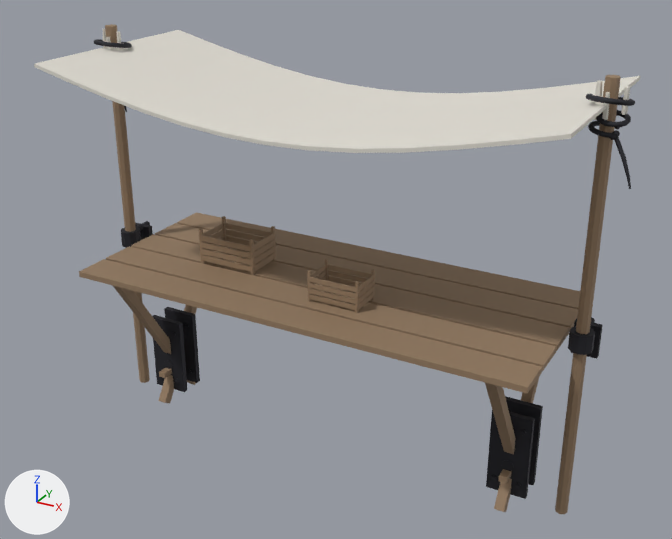
Two versions of the Blender file blender/B1/stall.blend, one commit apart.
Rendered twice from a 50 mm lens placed at (2.09, -3.73, 2.88), pointed at (0.04, -0.01, 1.01). Lighting does not change. The marker at lower left points along +X, +Y and +Z. The picture after the commit comes second.

The first picture shows 'stall'.
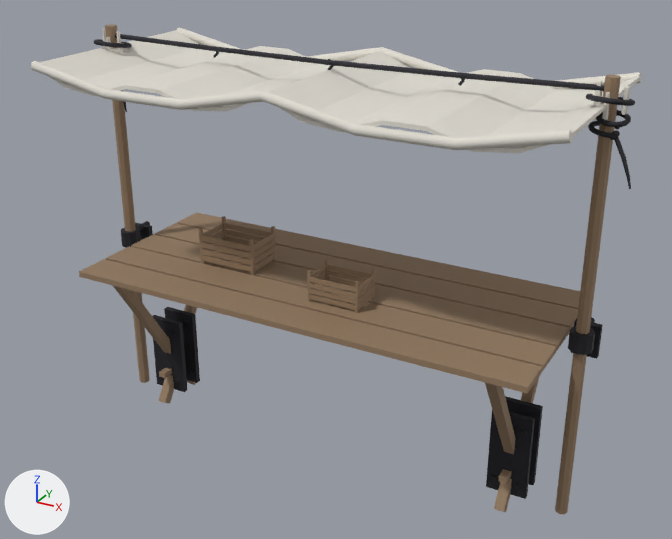
Pixel boxes [x1, y1, x2, y2] of what changed, in the pictures (672 x 539 px):
'stall', reshaped: before [34, 24, 640, 514]; after [31, 24, 641, 514]
part 1 of me_stall, built on: before [34, 30, 640, 153]; after [31, 27, 640, 153]

The change, as a diff of the scene's bpy script:
```diff
--- a/blender/B1/stall.blend.py
+++ b/blender/B1/stall.blend.py
@@ me_stall @@
 # used by ob_stall; location = (0.0, 0.0, 0.0)
-me_stall.from_pydata(...)  # 2592 vertices, 2428 faces; spans x -1.38..1.42, y -0.55..0.55, z -0.01..2.1
+me_stall.from_pydata(...)  # 2848 vertices, 2636 faces; spans x -1.38..1.42, y -0.57..0.57, z -0.01..2.1
+# me_stall part 1: 40 vertices moved from x -1.07..1.07, y -0.55..0.55, z 1.79..1.95 to x -1.1..1.1, y -0.55..0.55, z 1.88..1.96; 4 vertices removed from x 0.0, y -0.55..0.55, z 1.78..1.8; 212 vertices added at x -1.28..1.28, y -0.57..0.57, z 1.88..2.06
+# other edits to the shape of me_stall do not show in these pictures
 me_stall.materials.append(mat_planks)
```
